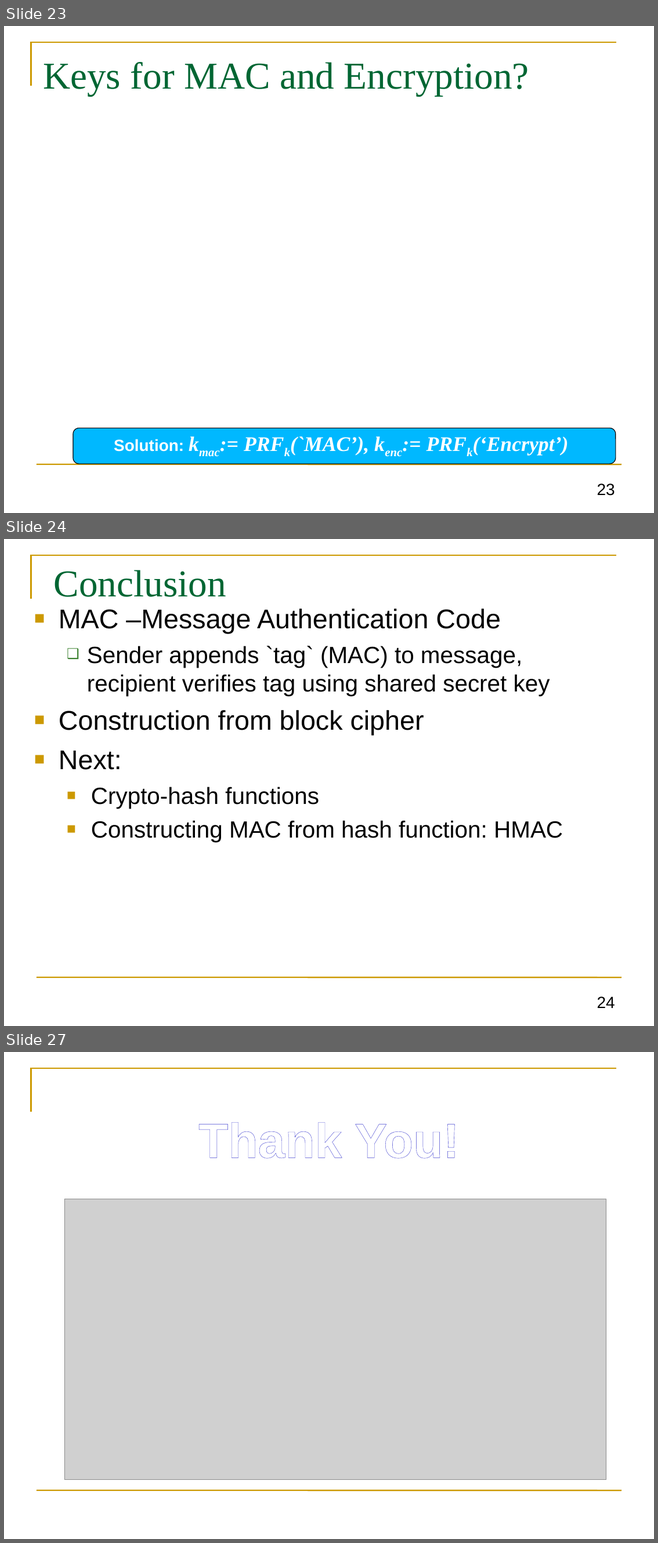
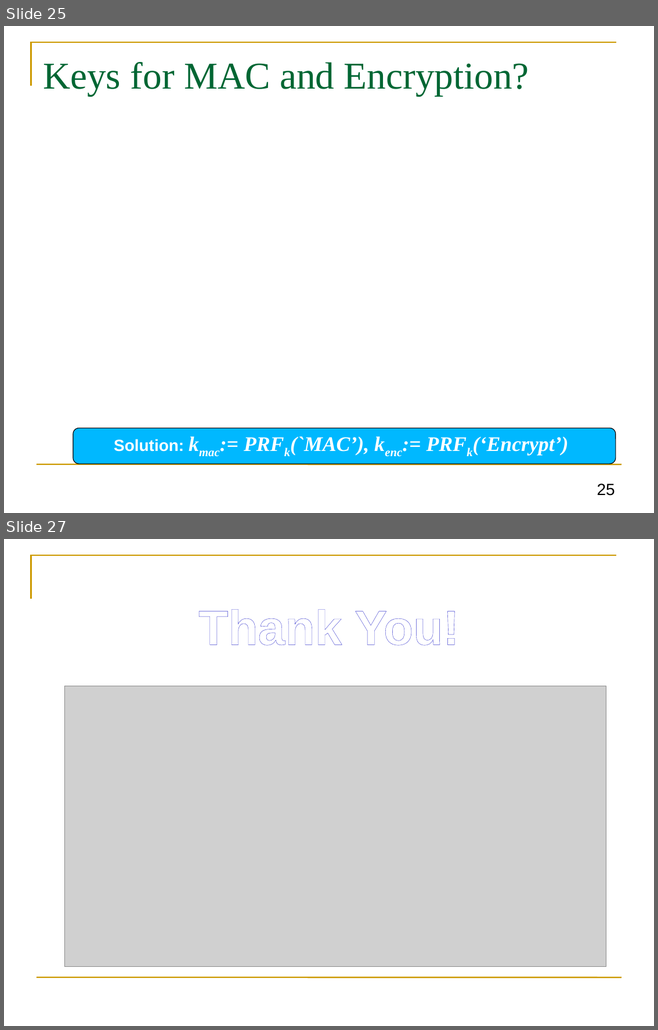
Before and after one commit to GhadaAlmashaqbeh/GhadaAlmashaqbeh.github.io, a slide deck: courses/cse3400-f2024/lecture5.pptx. Shown one above the other, each under a label of ours: slides 23, 24 and 27 before the commit, slides 25 and 27 after it; the slides between them are not shown. The pictures are 658x1543 and 658x1030 pixels, drawn with LibreOffice and Linux fonts; fonts in the diff are those of the drawing; grey boxes stand for pictures. Boxes give left, top, right and bottom in pixels: in the first picture for what was removed or moved away, otherwise in the second. Text is boxed around its words. In the diff, an @@ line names an element or a change of style, - is before the commit and + after.

```diff
--- a/courses/cse3400-f2024/lecture5.pptx
+++ b/courses/cse3400-f2024/lecture5.pptx
@@ slide 24 removed at box(4, 539, 654, 1026), background #FFFFFF; not listed: 2 template elements that a slide beside it also shows @@
@@ title removed at box(54, 570, 226, 597) @@
-Conclusion
@@ text removed at box(59, 609, 563, 842) @@
-■ MAC –Message Authentication Code
-  ❑ Sender appends `tag` (MAC) to message, recipient verifies tag using shared secret key
-■ Construction from block cipher
-■ Next:
-  ■ Crypto-hash functions
-  ■ Constructing MAC from hash function: HMAC
@@ page number removed at box(597, 997, 615, 1008) @@
-24
@@ what was slide 23 is now slide 25 @@
@@ page number at box(597, 484, 615, 496): text changed @@
-23
+25
```
Also in this commit, not shown: 2 slides changed, 1 slide added, 3 other files.
